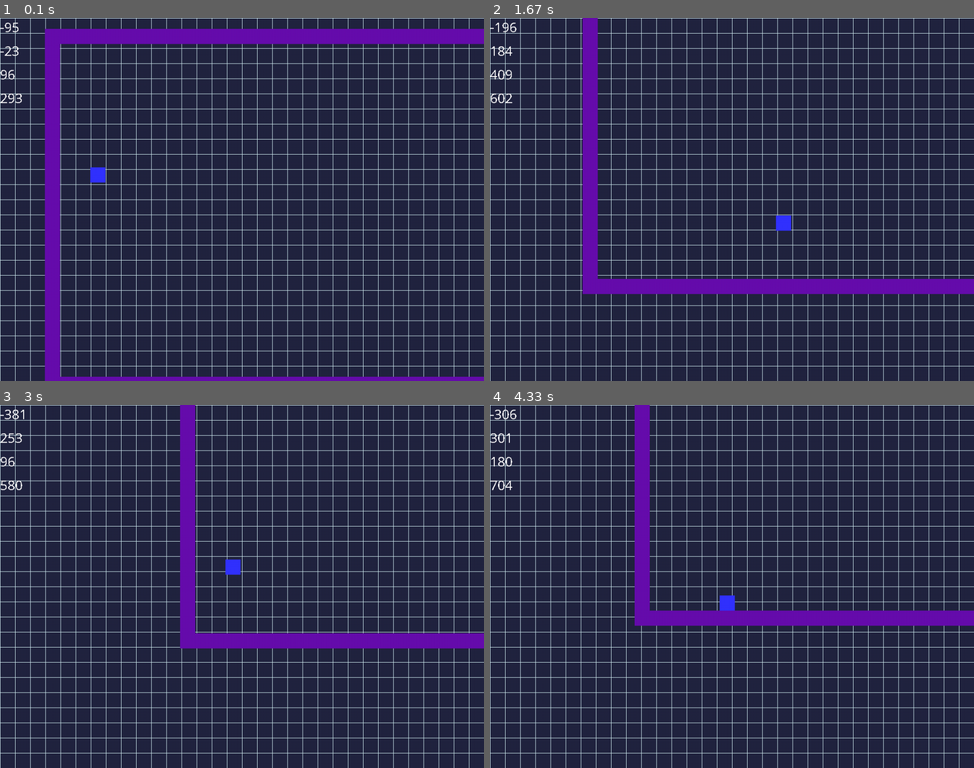
Above: before the commit, frames 1-4 (two rows, left to right).
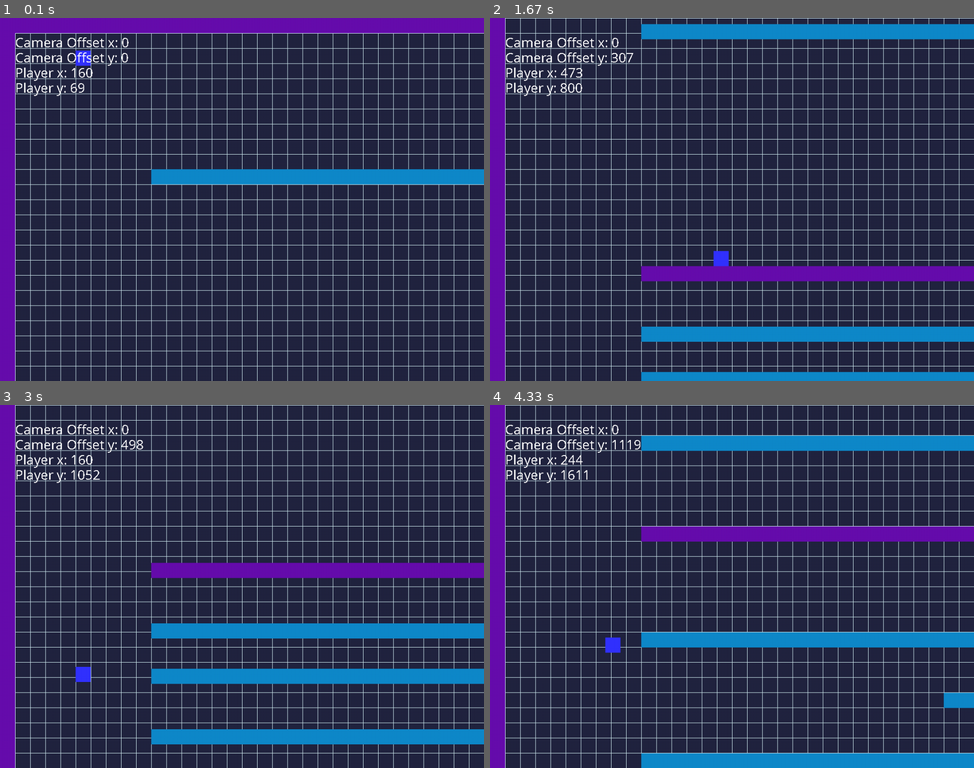
Above: after the commit, the same moments.

Repository: ArthurC13/A-Level-Project-Arthur-Chen
Game: pygame game, started from A level Project.py
The game is run twice, just before and just after one commit, with the same random seed, the same clock (stepped at 60 frames per second) and the same inputs.
Inputs:
- Up to frame 1 (0.1 s): no input
- Up to frame 2 (1.67 s): hold Right 0.33-0.8 s; hold Up 0.83-1.13 s; hold Right 1.17-1.63 s
- Up to frame 3 (3 s): hold Left 1.67-2.2 s; hold Left 2.23-2.63 s; hold Up from 2.67 s (still down)
- Up to frame 4 (4.33 s): release Up at 3.03 s; hold Right 3.07-3.7 s; hold Left 3.73-4.2 s; hold Right from 4.23 s (still down)

The runs differ from the first frame. In frame 1, 17% of the frame differs, in the area x 0-100%, y 0-100%; in frame 2, 20%; in frame 3, 19%; in frame 4, 21%.

Commit message:
added text displays

Diff:
--- a/A level Project.py
+++ b/A level Project.py
@@ -34,6 +34,8 @@
 JUMPVEL = -9.5
 FRICTION = -0.15
 GRAVITY = 0.3
+
+CAMERALAG = 30
 
 # -- Sprites Classes
 class Player(pygame.sprite.Sprite):
@@ -118,6 +120,7 @@
         self.tileheight = len(self.maplist)
         self.width = self.tilewidth * TILESIZE
         self.height = self.tileheight * TILESIZE
+#CameraV1
 '''
 class Camera():
     def __init__(self, width, height):
@@ -141,7 +144,9 @@
         self.camera = pygame.Rect(x, y, self.width, self.height)
 '''
 class Camera():
-    def __init__(self):
+    def __init__(self, width, height):
+        self.width = width
+        self.height = height
         self.x = 0
         self.y = 0
 
@@ -149,8 +154,13 @@
         return entity.rect.move(-self.x, -self.y)
 
     def update(self, target):
-        self.x += (target.rect.x - self.x - WIDTH//2)//20
-        self.y += (target.rect.y - self.y - HEIGHT//2)//20
+        self.x += (target.rect.x - self.x + target.rect.width // 2 - WIDTH//2)//CAMERALAG
+        self.y += (target.rect.y - self.y + target.rect.height // 2 - HEIGHT//2)//CAMERALAG
+
+        self.x = max(0, self.x)
+        self.y = max(0, self.y)
+        self.x = min(self.width - WIDTH, self.x)
+        self.y = min(self.height - HEIGHT, self.y)
 
 
 # -- Main Game Class
@@ -171,10 +181,9 @@
 
     def new_game(self):
         self.sprite_group_reset()
-        self.level = 1
+        self.level = 2
         self.load_map(self.level)
-        #self.camera = Camera(self.map.width, self.map.height)
-        self.camera = Camera()
+        self.camera = Camera(self.map.width, self.map.height)
 
     def load_map(self, level):
         self.map = Map('maps/map'+str(level)+'.txt')
@@ -222,13 +231,16 @@
             self.screen.blit(font.render(line, False, colour), (x, y + (y_intervals*counter)))
             counter += 1
 
+    def draw_texts(self):
+        string = 'Camera Offset x: ' + str(self.camera.x) + '\nCamera Offset y: ' + str(self.camera.y) + '\nPlayer x: ' + str(self.player.rect.x) + '\nPlayer y: ' + str(self.player.rect.y)
+        self.blit_texts(string, WHITE, 32, 32, 32, self.myfont)
+
     def draw(self):
         self.screen.fill(BGCOLOUR)
         self.show_grid_lines()
         for i in self.all_sprites_group:
             self.screen.blit(i.image, self.camera.apply(i))
-        string = str(self.camera.x) + '\n' + str(self.camera.y) + '\n' + str(self.player.rect.x) + '\n' + str(self.player.rect.y)
-        self.blit_texts(string, WHITE, 0, 0, 50, self.myfont)
+        self.draw_texts()
         pygame.display.flip()
 
     def show_grid_lines(self):
